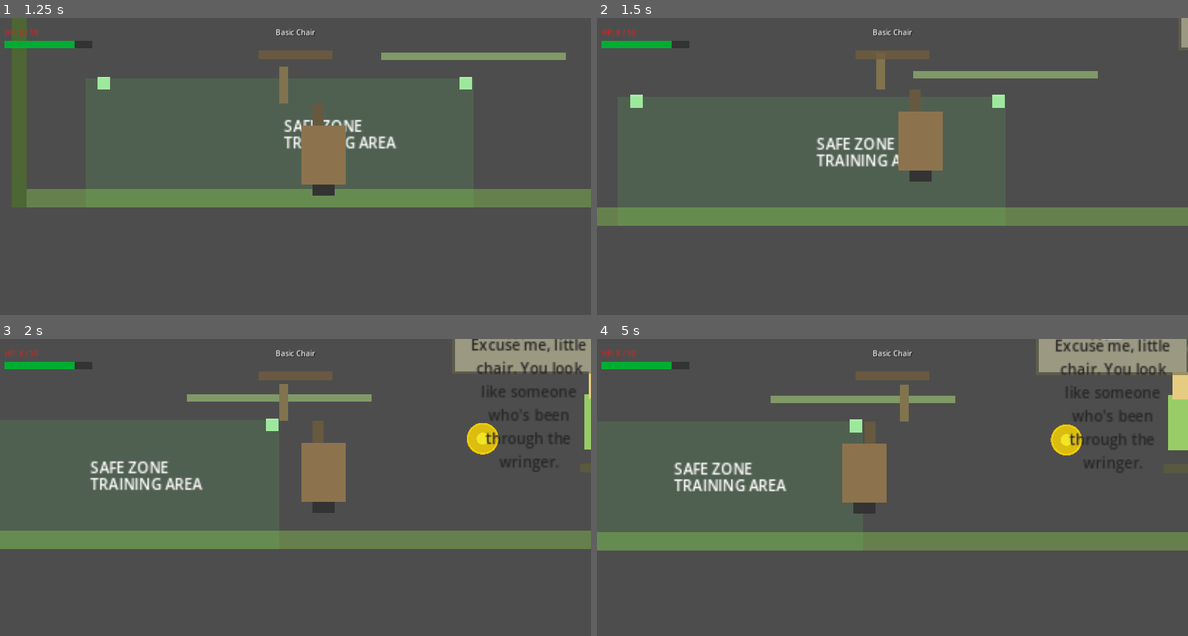
Above: before the commit, frames 1-4 (two rows, left to right).
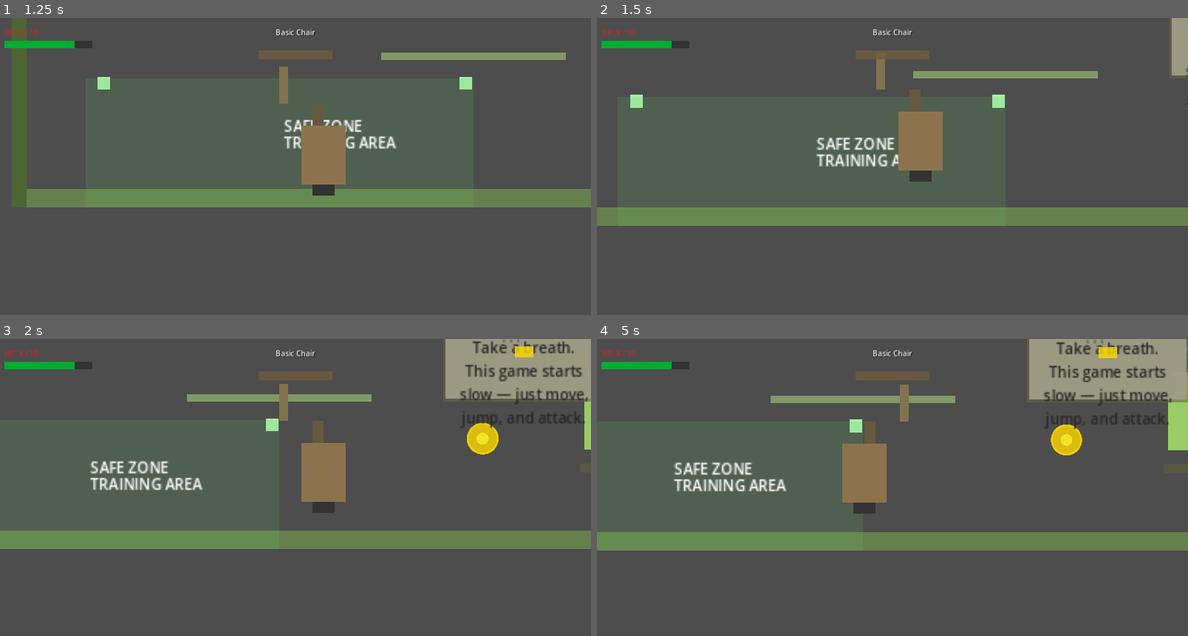
Above: after the commit, the same moments.

Repository: TsilenT/chairfighter
Game: Godot game, scene res://scenes/main/Main.tscn
Two runs of this game, one before a commit and one after it. Both use one fixed random seed, a clock stepped at 60 frames per second and the inputs below.
Inputs:
- Up to frame 1 (1.25 s): hold D (move_right) from 0.53 s (still down); hold Space (jump) from 0.53 s (still down); tap J (attack) at 0.6 s
- Up to frame 2 (1.5 s): keep holding D (move_right); release Space (jump) at 1.28 s; tap Space (jump) at 1.35 s
- Up to frame 3 (2 s): keep holding D (move_right); tap Space (jump) at 1.52, 1.82 s; tap J (attack) at 1.55 s
- Up to frame 4 (5 s): release D (move_right) at 2.03 s; hold A (move_left) 2.03-2.78 s; hold Space (jump) 2.03-2.78 s; tap J (attack) at 2.1, 3.05, 4.55 s; hold D (move_right) 2.78-4.28 s; tap F (interact) at 2.85 s; tap Space (jump) at 3.02, 3.32, 3.77, 3.8, 4.07, 4.52, 4.82 s; hold K (special) 3.53-4.28 s; hold A (move_left) from 4.28 s (still down); tap E (transform_next) at 4.35 s

Frame 1 is identical in both runs. In frame 2, 0.4% of the frame differs, in the area x 97-100%, y 0-20%; in frame 3, 3.5%; in frame 4, 3.7%, in the area x 73-100%, y 0-45%.

Commit message:
fix: improve hub npc tutorial readability

Diff:
--- a/scenes/npc/HubNpc.tscn
+++ b/scenes/npc/HubNpc.tscn
@@ -40,38 +40,38 @@
 anchor_top = 0.0
 anchor_right = 0.5
 anchor_bottom = 0.0
-offset_left = -80
-offset_top = -130
-anchor_right_minus_offset_left = 80
-anchor_bottom_minus_offset_top = -80
+offset_left = -85
+offset_top = -110
+anchor_right_minus_offset_left = 85
+anchor_bottom_minus_offset_top = -50
 
 [node name="BubbleBg" type="ColorRect" parent="SpeechBubble" uid="uid://hubnpc_bubble_bg"]
-size = Vector2(160, 50)
-offset_left = -80
-offset_top = -25
-offset_right = 80
-offset_bottom = 25
+size = Vector2(170, 70)
+offset_left = -85
+offset_top = -35
+offset_right = 85
+offset_bottom = 35
 color = Color(0.95, 0.93, 0.85, 0.95)
 
 [node name="BubbleBorder" type="ColorRect" parent="SpeechBubble" uid="uid://hubnpc_bubble_border"]
-size = Vector2(166, 56)
-offset_left = -83
-offset_top = -28
-offset_right = 83
-offset_bottom = 28
+size = Vector2(176, 76)
+offset_left = -88
+offset_top = -38
+offset_right = 88
+offset_bottom = 38
 color = Color(0.4, 0.4, 0.3, 0.6)
 
 [node name="BubbleText" type="Label" parent="SpeechBubble" uid="uid://hubnpc_bubble_text"]
-position = Vector2(-70, -15)
-size = Vector2(140, 30)
+position = Vector2(-75, -32)
+size = Vector2(150, 65)
 text = "..."
 autowrap_mode = 2
 horizontal_alignment = 1
-font_size = 10
+font_size = 12
 theme_override_colors/font_color = Color(0.15, 0.15, 0.15, 1)
 
 [node name="NameLabel" type="Label" parent="SpeechBubble" uid="uid://hubnpc_name"]
-position = Vector2(-25, -27)
+position = Vector2(-25, -44)
 size = Vector2(50, 14)
 text = "???"
 font_size = 8
--- a/scripts/npc/HubNpc.gd
+++ b/scripts/npc/HubNpc.gd
@@ -12,20 +12,23 @@
 var _flavor_line_index := 0
 var _base_y := 0.0
 
+var _next_step_hint := "Press Interact to talk to the NPC."
+
 # Pre-written flavor lines keyed on the armchair-unlock state.
+# First line is always the tutorial hint; rest cycle as flavor.
 
 var _flavor_before := [
-	"Excuse me, little chair. You look like someone who's been through the wringer.",
-	"The Baron's tough, but you'll figure it out. Eventually.",
-	"I've seen a hundred chairs try this place. Most don't make it past the second platform.",
-	"You want to get up there? Grapple's the way. Don't forget that."
+	"Take a breath. This game starts slow — just move, jump, and attack.",
+	"Find the Baron, take him down, then you'll unlock the Armchair form.",
+	_next_step_hint,
+	"The grapple path goes up past Platform 3 — don't forget to look up."
 ]
 
 var _flavor_after := [
-	"Oh! You've unlocked the Armchair! Now you're really getting somewhere.",
-	"That grapple thing of yours is quite the contraption, isn't it?",
-	"The Baron won't stand a chance now. You've got reach AND attitude.",
-	"If you hadn't seen the Armchair, you'd never find that route. Quite clever, really."
+	"Oh! You've unlocked the Armchair! Now you can really move.",
+	_next_step_hint,
+	"Grapple up to that high platform — there's a gate only the Armchair can pass.",
+	"Your reach just got an upgrade. Use it wisely."
 ]
 
 func _ready() -> void:
